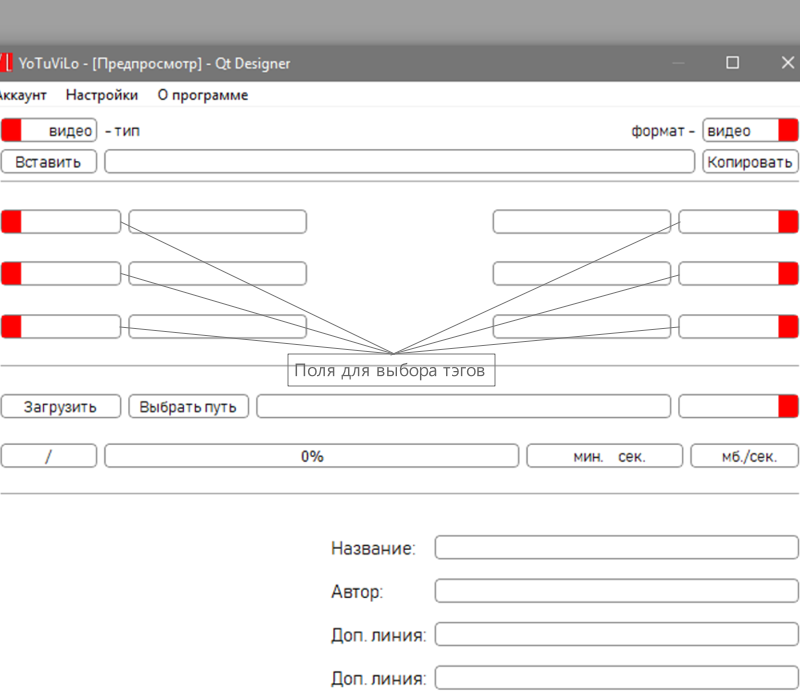
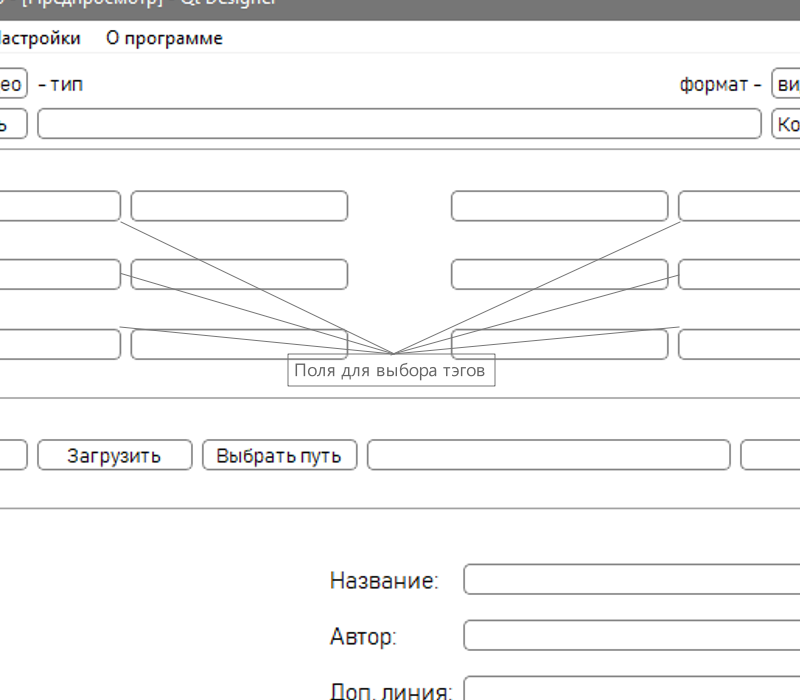
Layers edited between the first and the second 800px x 700px image:
added layer "Обычный слой 1 (вставлено)" above "Фон" over [0, 0, 800, 700]
painted on "Фон" (1st of 2) over [0, 0, 800, 700]
